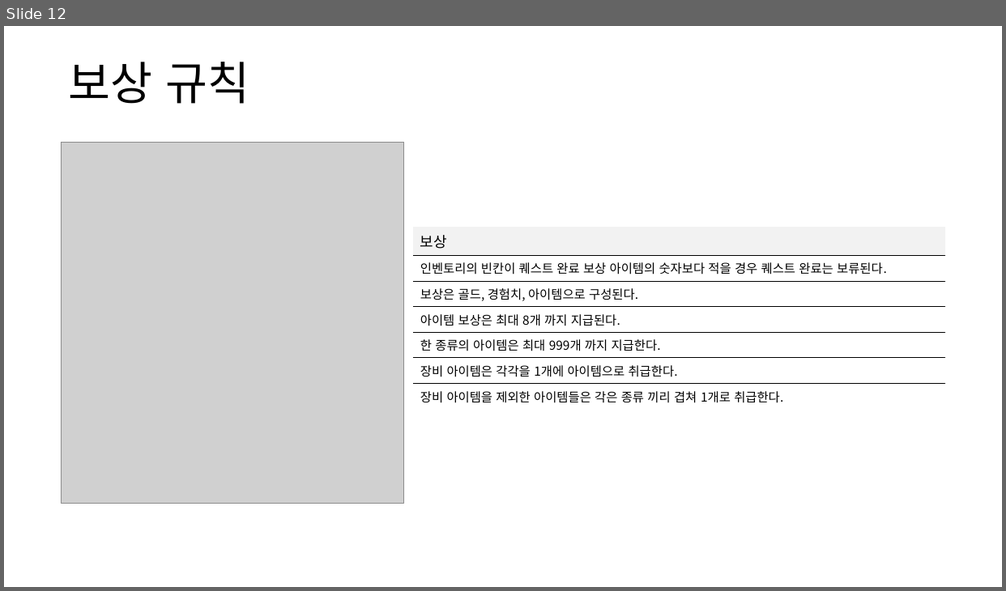
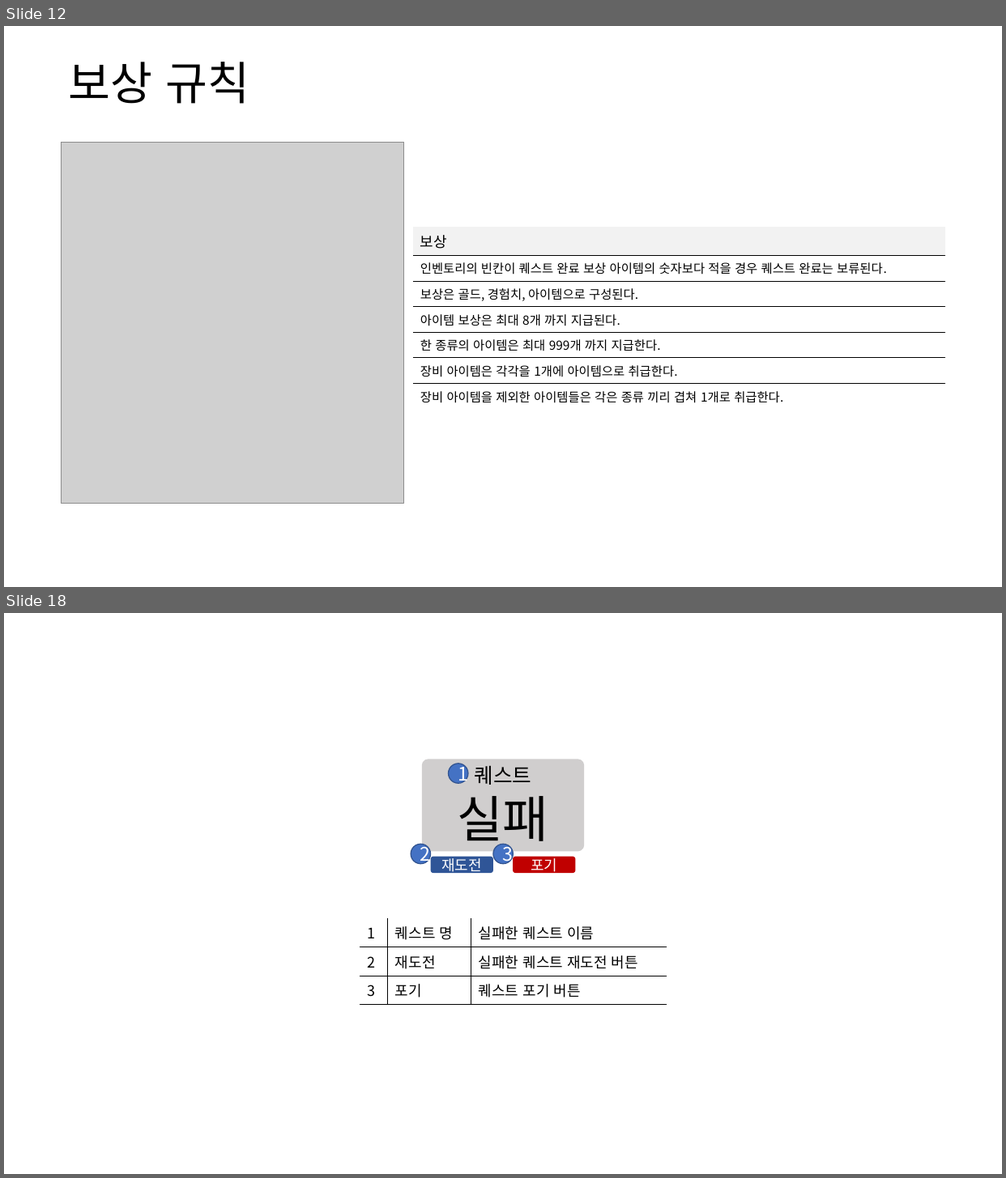
Before and after one commit to yjk0401/unityenginebasic_9th, a slide deck: 기획/방랑엽사전/퀘스트 시스템 기획서.pptx. Shown one above the other, each under a label of ours: slide 12 before the commit, slides 12 and 18 after it; the slides between them are not shown. The pictures are 1006x591 and 1006x1178 pixels, drawn with LibreOffice and Linux fonts; fonts in the diff are those of the drawing; grey boxes stand for pictures. Boxes give left, top, right and bottom in pixels: in the first picture for what was removed or moved away, otherwise in the second. Text is boxed around its words. In the diff, an @@ line names an element or a change of style, - is before the commit and + after.

```diff
--- a/기획/방랑엽사전/퀘스트 시스템 기획서.pptx
+++ b/기획/방랑엽사전/퀘스트 시스템 기획서.pptx
@@ slide 18 added at box(4, 613, 1002, 1174), background #FFFFFF @@
@@ rounded rectangle added at box(422, 759, 584, 851), fill #D0CECE, 20 pt, text #000000 @@
+퀘스트
+실패
@@ ellipse added at box(449, 764, 468, 783), fill #4472C4, outline #325491 1 pt, 18 pt, text #FFFFFF @@
+1
@@ ellipse added at box(411, 845, 430, 864), fill #4472C4, outline #325491 1 pt, 18 pt, text #FFFFFF @@
+2
@@ ellipse added at box(493, 845, 513, 864), fill #4472C4, outline #325491 1 pt, 18 pt, text #FFFFFF @@
+3
@@ rounded rectangle added at box(431, 856, 493, 873), fill #2F5597, 14 pt, text #FFFFFF @@
+재도전
@@ rounded rectangle added at box(513, 856, 576, 873), fill #C00000, 14 pt, text #FFFFFF @@
+포기
@@ table added at box(360, 918, 667, 1001), 3 rows, 3 columns @@
+1 | 퀘스트 명 | 실패한 퀘스트 이름
+2 | 재도전 | 실패한 퀘스트 재도전 버튼
+3 | 포기 | 퀘스트 포기 버튼
```
Also in this commit, not shown: 2 slides changed, 3 other slides added, 2 slides removed, 2 other files.
